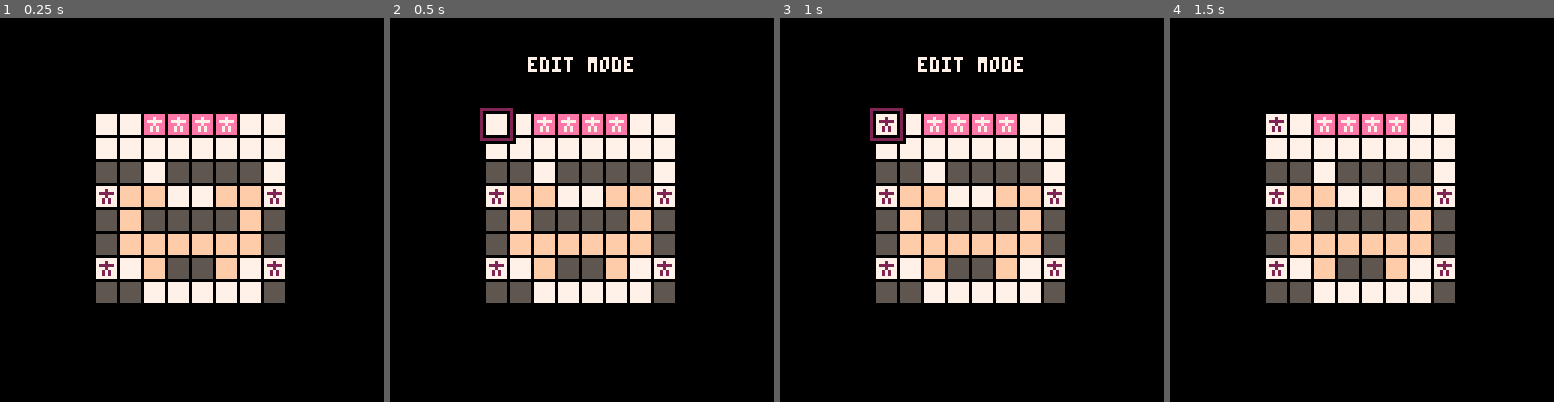
Above: before the commit, frames 1-4 (left to right).
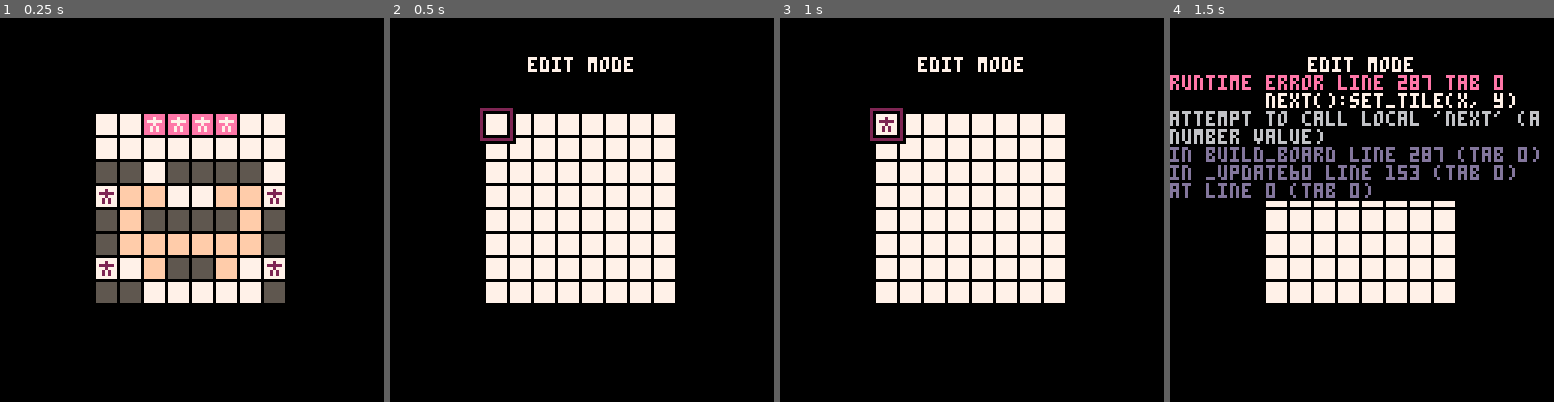
Above: after the commit, the same moments.

Repository: taylordolan/three_sokoban_levels
Game: PICO-8 cartridge three_sokoban_levels.p8
The game is run twice, just before and just after one commit, with the same random seed, the same clock (stepped at 60 frames per second) and the same inputs.
Inputs:
- Up to frame 1 (0.25 s): no input
- Up to frame 2 (0.5 s): tap X (X key) at 0.33 s
- Up to frame 3 (1 s): tap O (Z key) at 0.7 s
- Up to frame 4 (1.5 s): tap X (X key) at 1.07 s

Frame 1 is identical in both runs. In frame 2, 11% of the frame differs, in the area x 25-75%, y 25-75%; in frame 3, 11%; in frame 4, 22%, in the area x 0-97%, y 10-75%.
Error after the commit: runtime error line 287 tab 0; next():set_tile(x, y); attempt to call local 'next' (a number value)

Commit message:
wip undo feature

Diff:
--- a/three_sokoban_levels.p8
+++ b/three_sokoban_levels.p8
@@ -7,17 +7,119 @@
 -- todo
 -- [ ] do some sort of mapping of types to sprites?
 -- [ ] allow multiple adjacent heroes to move in the expected way
+-- [ ] undo feature
+
+-- board size
+rows = 8
+cols = 8
+
+function new_hero()
+  local hero = new_piece(001, false)
+
+  hero.attempt_move = function(self, dir)
+
+    if self.moved_by_other then
+      return
+    end
+    local next = {self.x, self.y}
+
+    -- make a list of everything that can be moved
+    local things_to_move = {}
+    while true do
+      if tile_exists(next) and tile_content(next) != nil then
+        local thing = tile_content(next)
+        -- if there's a wall, then nothing moves
+        if thing.fixed then
+          things_to_move = {}
+          break
+        else
+          add(things_to_move, thing)
+          if thing.sprite == 001 then
+            thing.moved_by_other = true
+          end
+        end
+        next = {next[1] + dir[1], next[2] + dir[2]}
+      else
+        break
+      end
+    end
+
+    -- attempt to move things, starting with the one that was
+    -- furthest from the hero
+    for j = #things_to_move, 1, -1 do
+      things_to_move[j]:move(dir)
+    end
+  end
+
+  add(heroes, hero)
+  return hero
+end
+
+function new_goal()
+  local goal = {
+    sprite = 005,
+    x = x,
+    y = y,
+  -- goal has a special set_tile because it doesn't get added to
+  -- `board`. we need the goal's tile to technically be empty so
+  -- the hero can step into it
+    set_tile = function(self, x, y)
+      self.x = x
+      self.y = y
+    end,
+    draw = function(self)
+      spr(self.sprite, screen_x(self.x), screen_y(self.y))
+    end,
+  }
+  add(goals, goal)
+  return goal
+end
+
+-- creates a wall
+function new_wall()
+  return new_piece(004, true)
+end
+
+-- creates a block
+function new_block()
+  return new_piece(003, false)
+end
+
+function blueprint_from_sprite(level_sprite)
+
+  -- maps colors in the level sprite to objects to generate
+  color_mappings = {
+    [005] = new_wall,
+    [015] = new_block,
+    [002] = new_hero,
+    [014] = new_goal,
+  }
+
+  -- draw the sprite at 1,1 instead of 0,0 so looping through
+  -- rows and columns can also start at 1, as is the lua way
+  spr(level_sprite, 1, 1)
+  local level_table = {}
+
+  for x = 1, cols do
+		level_table[x] = {}
+		for y = 1, rows do
+      -- 2d array for the level
+			level_table[x][y] = color_mappings[pget(x, y)]
+		end
+	end
+  return level_table
+end
+
+blueprint = blueprint_from_sprite(008)
+
+move_log = {}
+goals = {}
 
 function _init()
-
-	-- board size
-	rows = 8
-	cols = 8
 
   -- global stuff for play mode
   board = {}
   pieces = {}
-  goals = {}
   heroes = {}
   level_complete = false
 
@@ -43,7 +145,6 @@
     end,
   }
 
-  blueprint = make_blueprint(008)
   -- build the current level
   build_board(blueprint)
 end
@@ -77,21 +178,58 @@
 
   -- play mode
   else
-    for i = 1, 4 do
-      -- using `i - 1` because arrow key values are 0,1,2,3
-      if btnp(i - 1) then
-        -- this maps directions to button input values
-        local dirs = {{-1,0},{1,0},{0,-1},{0,1}}
-        -- move all heroes
-        for next in all(heroes) do
-          next:attempt_move(dirs[i], dirs[i])
+    -- undo
+    if btnp(4) then
+      undo()
+    else
+      for i = 1, 4 do
+        -- using `i - 1` because arrow key values are 0,1,2,3
+        if btnp(i - 1) then
+          update_history()
+          -- this maps directions to button input values
+          local dirs = {{-1,0},{1,0},{0,-1},{0,1}}
+          -- move all heroes
+          for next in all(heroes) do
+            next:attempt_move(dirs[i], dirs[i])
+          end
+          for next in all(heroes) do
+            next.moved_by_other = false
+          end
         end
-        for next in all(heroes) do
-          next.moved_by_other = false
-        end
       end
     end
   end
+end
+
+function update_history()
+
+  sprite_mappings = {
+    [004] = new_wall,
+    [003] = new_block,
+    [001] = new_hero,
+    [005] = new_goal,
+  }
+
+  local board_copy = {}
+  for x = 1, cols do
+		board_copy[x] = {}
+		for y = 1, rows do
+      local thing = board[x][y][1]
+      if thing then
+        board_copy[x][y] = sprite_mappings[thing.sprite]
+      end
+		end
+	end
+  -- for next in all(goals) do
+  --   board_copy[next.x][next.y] = new_goal
+  -- end
+  add(move_log, board_copy)
+end
+
+function undo()
+  blueprint = move_log[#move_log]
+  del(move_log, move_log[#move_log])
+  _init()
 end
 
 function _draw()
@@ -130,37 +268,11 @@
   end
 end
 
-function make_blueprint(level_sprite)
-
-  -- draw the sprite at 1,1 instead of 0,0 so looping through
-  -- rows and columns can also start at 1, as is the lua way
-  spr(level_sprite, 1, 1)
-  local level_table = {}
-
-  for x = 1, cols do
-		level_table[x] = {}
-		for y = 1, rows do
-      -- 2d array for the level
-			level_table[x][y] = pget(x, y)
-		end
-	end
-  return level_table
-end
-
 function build_board(level_table)
-
-  -- maps colors in the level sprite to objects to generate
-  color_mappings = {
-    [005] = new_wall,
-    [015] = new_block,
-    [002] = new_hero,
-    [014] = new_goal,
-  }
 
   -- todo maybe kill this stuff
   board = {}
   pieces = {}
-  goals = {}
   heroes = {}
   level_complete = false
 
@@ -172,7 +284,7 @@
 			board[x][y] = {}
       -- get the function in color_mappings that matches the
       -- current color in the level sprite
-      local next = color_mappings[level_table[x][y]]
+      local next = level_table[x][y]
       -- set tiles for stuff from the level sprite
       if next then
         next():set_tile(x, y)
@@ -224,77 +336,6 @@
   return piece
 end
 
-function new_hero()
-  local hero = new_piece(001, false)
-
-  hero.attempt_move = function(self, dir)
-
-    if self.moved_by_other then
-      return
-    end
-    local next = {self.x, self.y}
-
-    -- make a list of everything that can be moved
-    local things_to_move = {}
-    while true do
-      if tile_exists(next) and tile_content(next) != nil then
-        local thing = tile_content(next)
-        -- if there's a wall, then nothing moves
-        if thing.fixed then
-          things_to_move = {}
-          break
-        else
-          add(things_to_move, thing)
-          if thing.sprite == 001 then
-          end
-        end
-        next = {next[1] + dir[1], next[2] + dir[2]}
-      else
-        break
-      end
-    end
-
-    -- attempt to move things, starting with the one that was
-    -- furthest from the hero
-    for j = #things_to_move, 1, -1 do
-      things_to_move[j]:move(dir)
-    end
-  end
-
-  add(heroes, hero)
-  return hero
-end
-
-function new_goal()
-  local goal = {
-    sprite = 005,
-    x = x,
-    y = y,
-  -- goal has a special set_tile because it doesn't get added to
-  -- `board`. we need the goal's tile to technically be empty so
-  -- the hero can step into it
-    set_tile = function(self, x, y)
-      self.x = x
-      self.y = y
-    end,
-    draw = function(self)
-      spr(self.sprite, screen_x(self.x), screen_y(self.y))
-    end,
-  }
-  add(goals, goal)
-  return goal
-end
-
--- creates a wall
-function new_wall()
-  return new_piece(004, true)
-end
-
--- creates a block
-function new_block()
-  return new_piece(003, false)
-end
-
 -- check if a tile actually exists on the board
 function tile_exists(tile)
   return tile[1] >= 1 and tile[1] <= cols and tile[2] >= 1 and tile[2] <= rows
